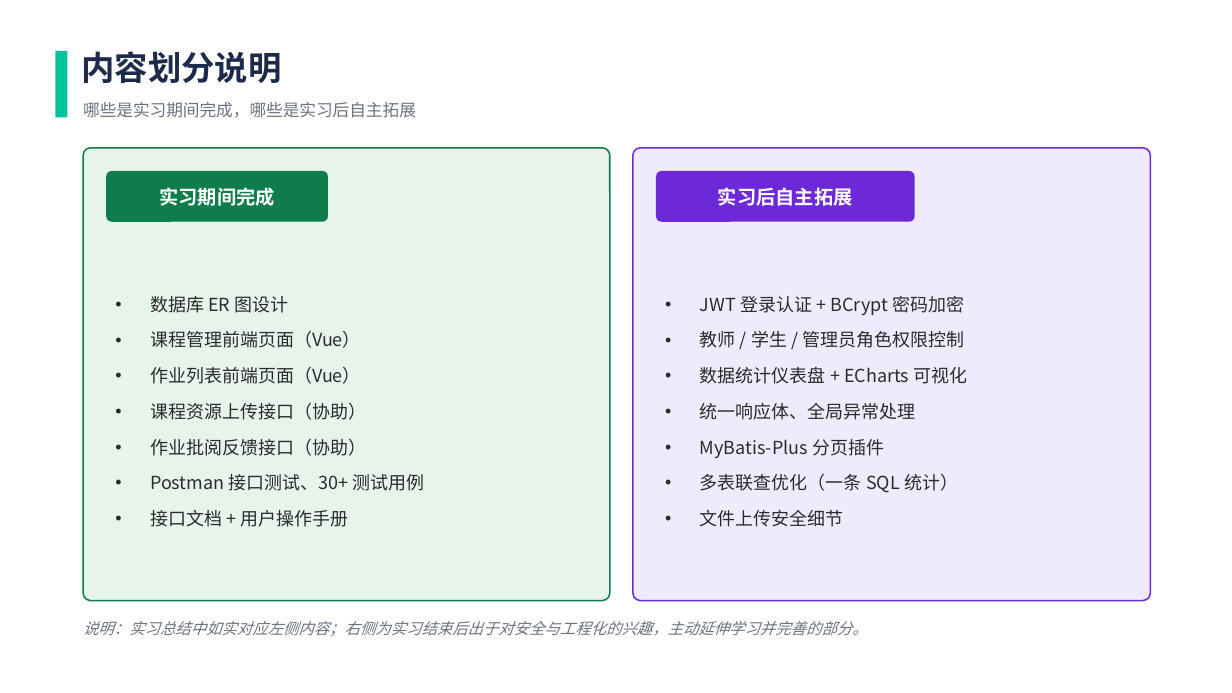
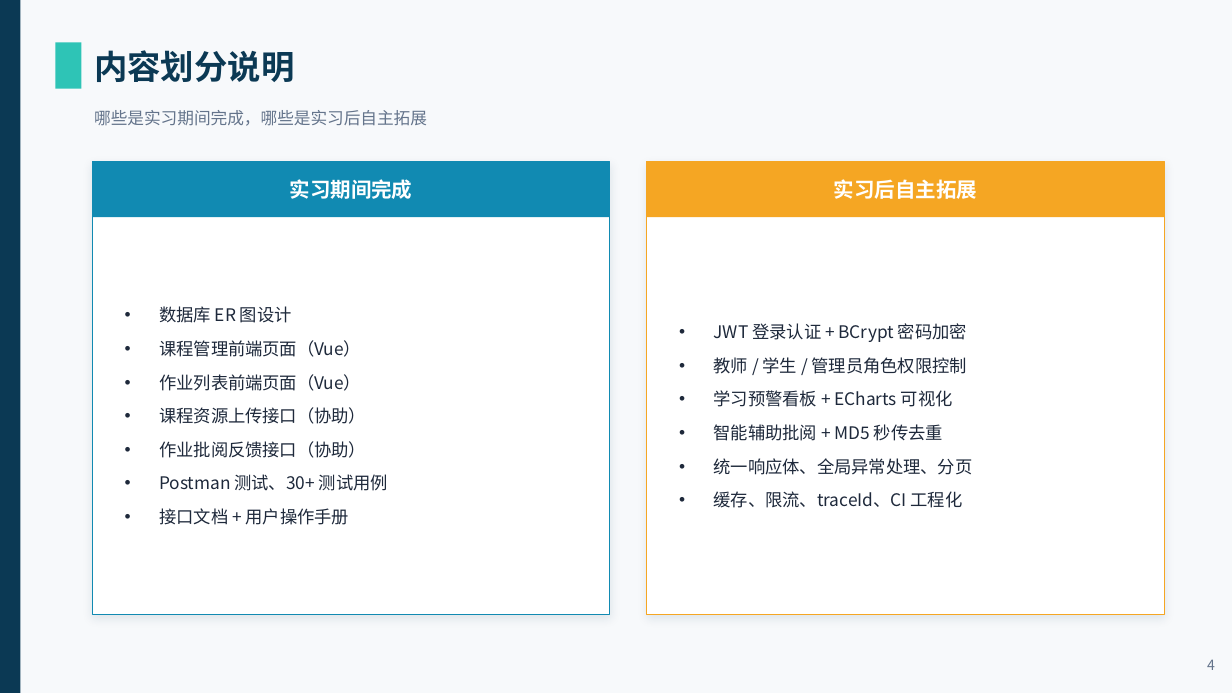
Before and after one commit to CloudGiaohaooo/smart-classroom, a slide deck: slide 4 of 答辩材料/答辩PPT-实习与拓展划分版.pptx. Drawn at 1232x693 pixels with LibreOffice and Linux fonts; fonts in the diff are those of the drawing. Boxes give left, top, right and bottom in pixels: in the first picture for what was removed or moved away, otherwise in the second. Text is boxed around its words. In the diff, an @@ line names an element or a change of style, - is before the commit and + after.

Commit message:
feat: traceId链路追踪 + 研究味文档(决策/评估/局限/问题) + 重做答辩PPT
按导师+HR双视角评审补齐：可观测性、主张—证据、诚实边界、设计决策。

- 后端：TraceIdFilter + logback 模板 + 2 个单测；SecurityConfig 暴露 X-Trace-Id
- 新增 docs/DESIGN_DECISIONS / EVALUATION / LIMITATIONS / PROBLEM
- README 顶部重写：30 秒电梯陈述 + 量化结果 + 闭环故事线 + 文档索引
- 重做两份答辩 PPT（吸收量化结果 / 技术决策 / 评估局限 / 三个工程尝试）
- 答辩话术 4 份同步更新（含 traceId 与设计决策问答）

mvn test 61 全绿（含 2 个 traceId 单测，Testcontainers 无 Docker 自动跳过 2）

```diff
--- a/答辩材料/答辩PPT-实习与拓展划分版.pptx
+++ b/答辩材料/答辩PPT-实习与拓展划分版.pptx
@@ background #FFFFFF to #F7F9FB @@
@@ rectangle added at [0, 0, 20, 693], fill #0B3954 @@
@@ rectangle: place and size @@
-rectangle at [55, 51, 67, 117]
+rectangle at [55, 43, 81, 89]
@@ rectangle at [55, 43, 81, 89]: fill #02C39A to #2EC4B6 @@
@@ text "内容划分说明": place and size @@
-text "内容划分说明" at [81, 51, 281, 83]
+text "内容划分说明" at [94, 50, 294, 82]
@@ text "内容划分说明" at [94, 50, 294, 82]: text colour #1E2A4A to #0B3954 @@
@@ text "哪些是实习期间完成，哪些是实习后自主拓展": place and size @@
-text "哪些是实习期间完成，哪些是实习后自主拓展" at [83, 102, 416, 118]
+text "哪些是实习期间完成，哪些是实习后自主拓展" at [94, 110, 427, 126]
@@ text "哪些是实习期间完成，哪些是实习后自主拓展" at [94, 110, 427, 126]: text colour #6B7280 to #64748B @@
@@ rounded rectangle removed at [83, 148, 610, 601] @@
@@ rounded rectangle removed at [633, 148, 1151, 601] @@
@@ text "实习期间完成" at [290, 179, 413, 199]: size 15 to 16 pt @@
@@ text "实习期间完成": place and size @@
-text "实习期间完成" at [159, 187, 274, 206]
+text "实习期间完成" at [290, 179, 413, 199]
@@ rectangle added at [92, 162, 610, 615], fill #FFFFFF, outline #118AB2 1 pt @@
@@ rectangle added at [92, 162, 610, 217], fill #118AB2 @@
@@ rounded rectangle removed at [106, 171, 328, 222] @@
@@ text "实习后自主拓展": place and size @@
-text "实习后自主拓展" at [718, 187, 853, 206]
+text "实习后自主拓展" at [834, 179, 977, 199]
@@ text "实习后自主拓展" at [834, 179, 977, 199]: size 15 to 16 pt @@
@@ rectangle added at [647, 162, 1165, 615], fill #FFFFFF, outline #F5A623 1 pt @@
@@ rectangle added at [647, 162, 1165, 217], fill #F5A623 @@
@@ rounded rectangle removed at [656, 171, 915, 222] @@
@@ text "数据库 ER 图设计": place and size @@
-text "数据库 ER 图设计" at [150, 296, 425, 527]
+text "数据库 ER 图设计" at [159, 306, 388, 525]
@@ text "JWT 登录认证 + BCrypt 密码加密": place and size @@
-text "JWT 登录认证 + BCrypt 密码加密" at [700, 296, 967, 527]
+text "JWT 登录认证 + BCrypt 密码加密" at [714, 323, 973, 508]
@@ text at [159, 306, 366, 525]: size 14 to 13.5 pt, text colour #2B2B2B to #1E293B in "数据库 ER 图设计", "课程管理前端页面（Vue）", "作业列表前端页面（Vue）", "课程资源上传接口（协助）" and 2 more places; less space between paragraphs @@
@@ text at [714, 323, 967, 374]: size 14 to 13.5 pt, text colour #2B2B2B to #1E293B in "JWT 登录认证 + BCrypt 密码加密", "教师 / 学生 / 管理员角色权限控制"; less space between paragraphs @@
@@ text at [714, 390, 973, 508]: text changed; size 14 to 13.5 pt; text colour #2B2B2B to #1E293B @@
-• 数据统计仪表盘 + ECharts 可视化
-• 统一响应体、全局异常处理
-• MyBatis-Plus 分页插件
-• 多表联查优化（一条 SQL 统计）
-• 文件上传安全细节
+• 学习预警看板 + ECharts 可视化
+• 智能辅助批阅 + MD5 秒传去重
+• 统一响应体、全局异常处理、分页
+• 缓存、限流、traceId、CI 工程化
@@ text at [159, 474, 388, 491]: text changed; size 14 to 13.5 pt; text colour #2B2B2B to #1E293B @@
-• Postman 接口测试、30+ 测试用例
+• Postman 测试、30+ 测试用例
@@ text removed at [83, 621, 868, 636] @@
-说明：实习总结中如实对应左侧内容；右侧为实习结束后出于对安全与工程化的兴趣，主动延伸学习并完善的部分。
@@ text added at [1207, 659, 1215, 670], 11 pt, text #64748B @@
+4
```
Also in this commit, not shown: 9 other slides changed, 5 slides added, 3 slides removed, 17 other files.
